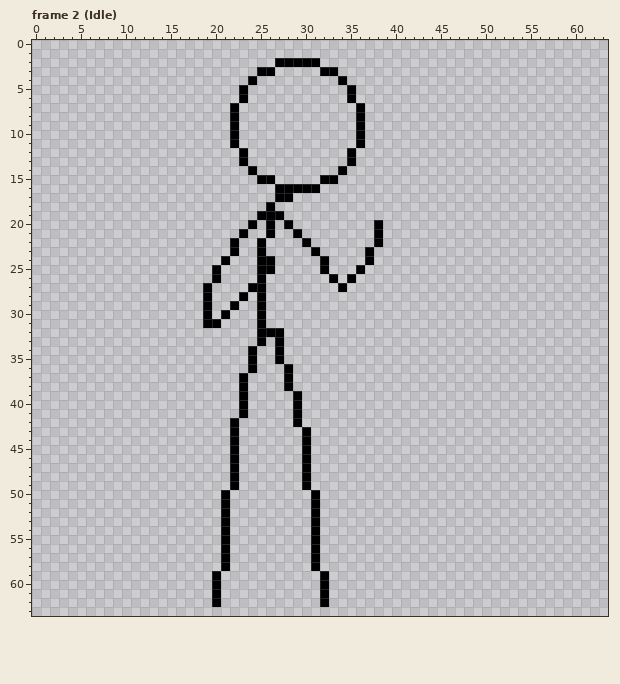
A pixel-art file gets an edit: Assets/Sprites/棒人間.aseprite. Above: the version before the commit.
64x64 pixels, 95 frames. Shown: frame 2 (Idle). The commit also changed other frames, which this record leaves out.
After the commit:
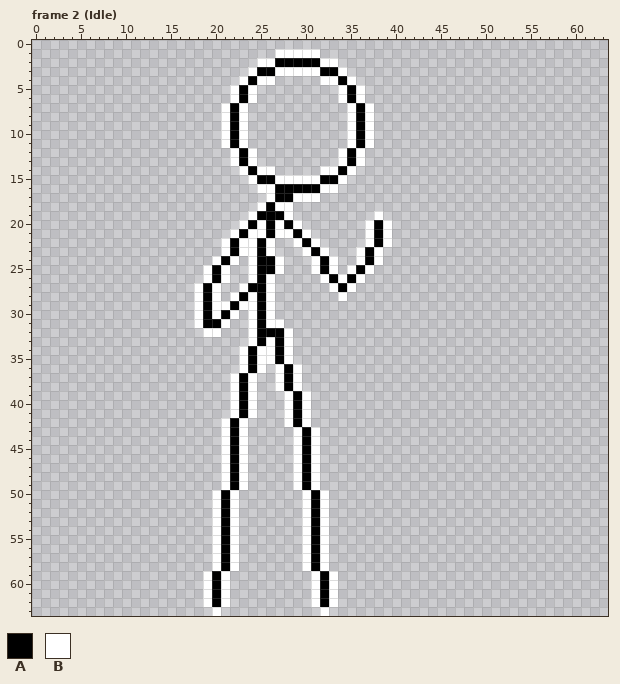
Palette (. is transparent): A #000000  B #ffffff
Edits made:
Frame 2 (Idle), layer "Layer 1":
Colour B now appears in row 1 at x 27 to 31; in row 2 at x 25 to 26 and 32 to 33; in row 3 at x 24, 27 to 31 and 34; in row 4 at x 23, 25 to 26, 32 to 33 and 35; in rows 5 to 6 at x 22, 24, 34 and 36; in rows 7 to 11 at x 21, 23, 35 and 37.
Colour B now appears in rows 12 to 13 at x 22, 24, 34 and 36; in row 14 at x 23, 25 to 26, 32 to 33 and 35; in row 15 at x 24, 27 to 31 and 34; in row 16 at x 25 to 26 and 32 to 33; in row 17 at x 26 and 29 to 31; in row 18 at x 25 and 27 to 28.
Colour B now appears in row 19 at x 24, 28 and 38; in row 20 at x 23, 25, 27, 29, 37 and 39; in row 21 at x 22, 24 to 25, 27 to 28, 30, 37 and 39; in row 22 at x 21, 23 to 24, 26, 29, 31, 37 and 39; in row 23 at x 21, 23 to 24, 26, 30, 32, 36 and 38; in row 24 at x 20, 22, 24, 27, 31, 33, 36 and 38.
Colour B now appears in row 25 at x 19, 21, 24, 27, 31, 33, 35 and 37; in row 26 at x 19, 21, 24, 26, 32, 34 and 36; in row 27 at x 18, 20, 23, 26, 33 and 35; in row 28 at x 18, 20, 22, 24, 26 and 34; in row 29 at x 18, 20 to 21, 23 to 24 and 26; in row 30 at x 18, 20, 22, 24 and 26.
Colour B now appears in row 31 at x 18, 21, 24 and 26 to 27; in row 32 at x 19 to 20, 24 and 28; in row 33 at x 24, 26 and 28; in rows 34 to 35 at x 23, 25 to 26 and 28; in row 36 at x 23, 25, 27 and 29; in rows 37 to 38 at x 22, 24, 27 and 29.
Colour B now appears in rows 39 to 41 at x 22, 24, 28 and 30; in row 42 at x 21, 23, 28 and 30; in rows 43 to 49 at x 21, 23, 29 and 31; in rows 50 to 58 at x 20, 22, 30 and 32; in rows 59 to 62 at x 19, 21, 31 and 33; in row 63 at x 20 and 32.
